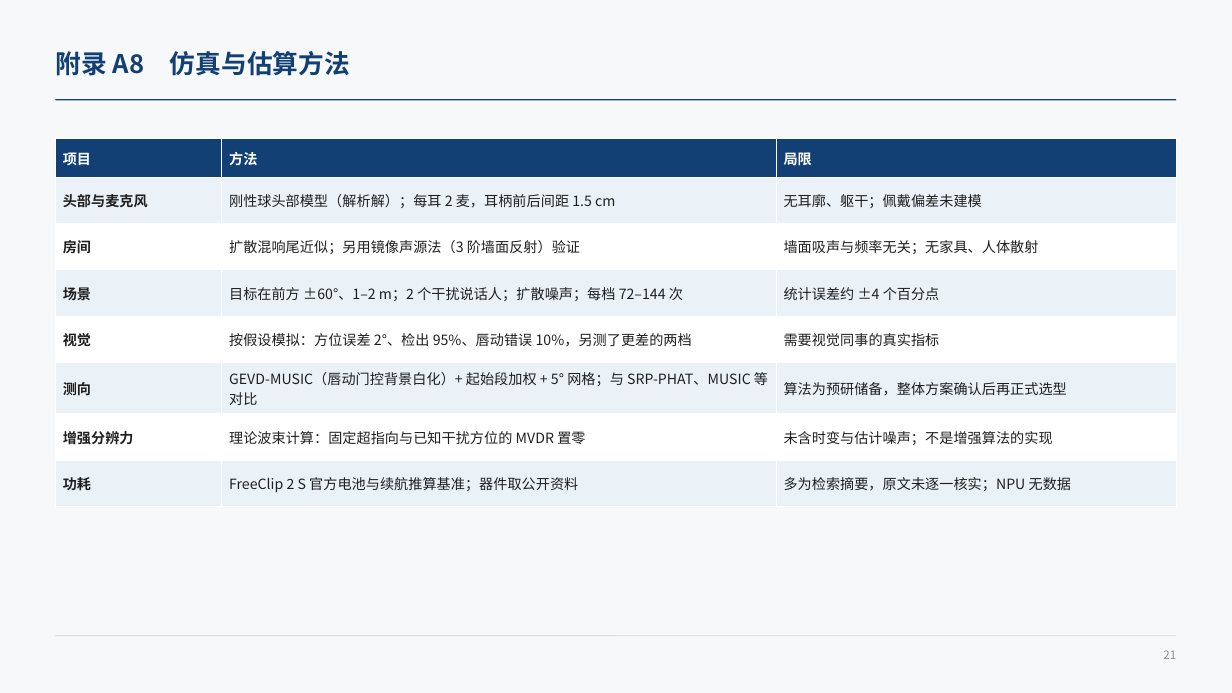
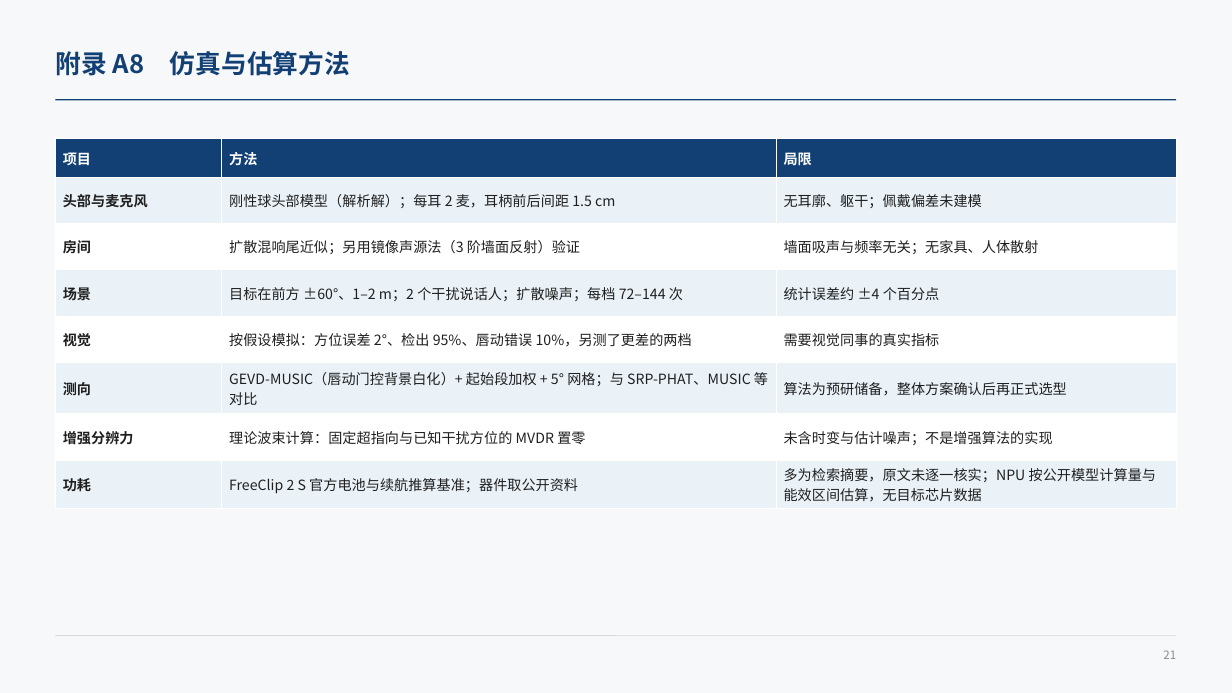
Before and after one commit to ZeroFoxxi/ssl-scene1, a slide deck: slide 21 of 02_耳机声源定位/耳机摄像头听觉辅助_整体设计方案.pptx. Drawn at 1232x693 pixels with LibreOffice and Linux fonts; fonts in the diff are those of the drawing. Boxes give left, top, right and bottom in pixels: in the first picture for what was removed or moved away, otherwise in the second. Text is boxed around its words. In the diff, an @@ line names an element or a change of style, - is before the commit and + after.

```diff
--- a/02_耳机声源定位/耳机摄像头听觉辅助_整体设计方案.pptx
+++ b/02_耳机声源定位/耳机摄像头听觉辅助_整体设计方案.pptx
@@ table at [55,139,1177,506] @@
-row 8, column 3: 多为检索摘要，原文未逐一核实；NPU 无数据
+row 8, column 3: 多为检索摘要，原文未逐一核实；NPU 按公开模型计算量与能效区间估算，无目标芯片数据
```
Also in this commit, not shown: 5 other slides changed, 8 other files.
